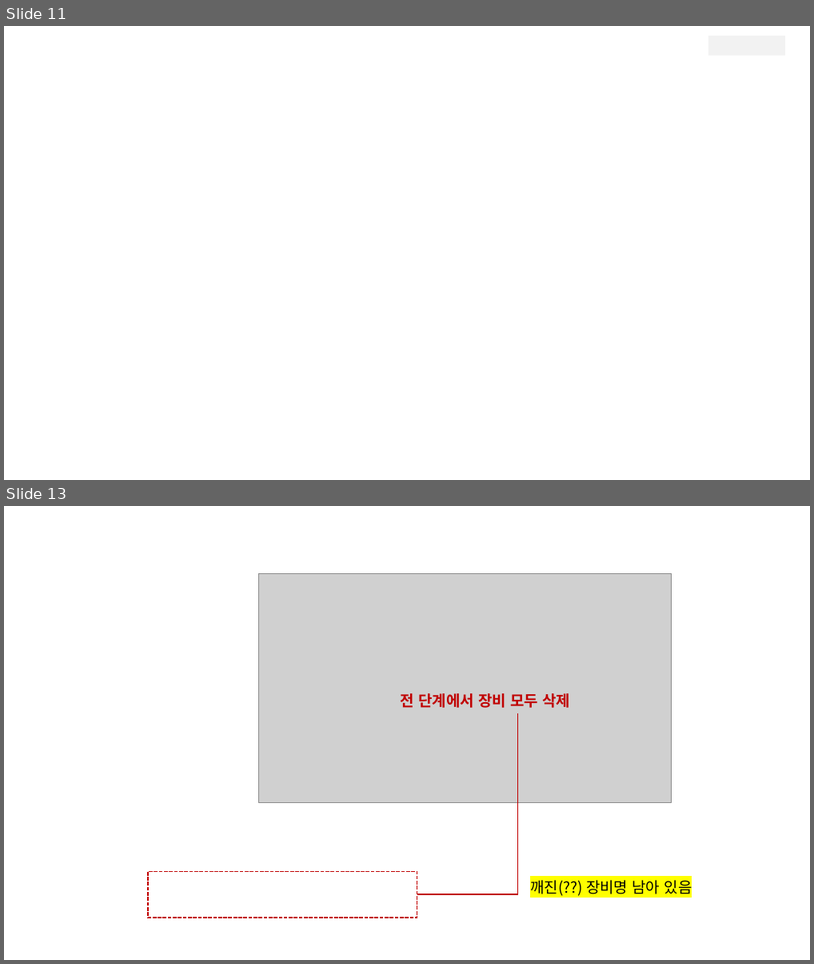
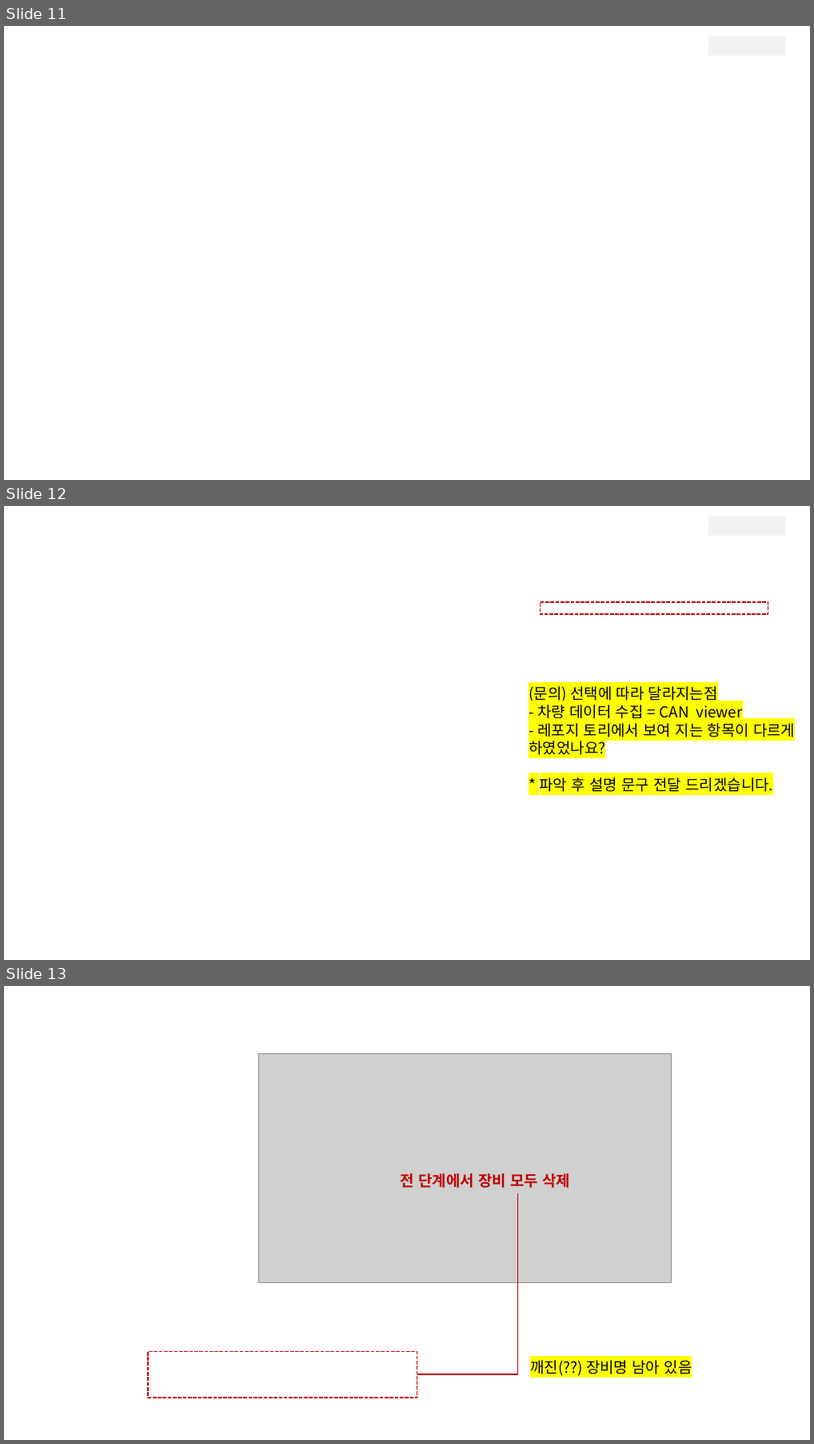
Before and after one commit to bigdata-car/kadap-manual, a slide deck: assets/06-dataspace/image.pptx. Shown one above the other, each under a label of ours: slides 11 and 13 before the commit, slides 11, 12 and 13 after it; the slides between them are not shown. The pictures are 814x964 and 814x1444 pixels, drawn with LibreOffice and Linux fonts; fonts in the diff are those of the drawing; grey boxes stand for pictures; background and template pictures are left out. Boxes give left, top, right and bottom in pixels: in the first picture for what was removed or moved away, otherwise in the second. Text is boxed around its words. In the diff, an @@ line names an element or a change of style, - is before the commit and + after.

```diff
--- a/assets/06-dataspace/image.pptx
+++ b/assets/06-dataspace/image.pptx
@@ slide 12 added at bbox=[4, 506, 810, 960], background picture (left out) @@
@@ rectangle added at bbox=[709, 516, 786, 536], fill #F2F2F2 @@
@@ rectangle added at bbox=[541, 602, 769, 614], outline #C00000 1.5 pt dashed @@
@@ text added at bbox=[529, 686, 795, 792], 18 pt, text #000000 @@
+(문의) 선택에 따라 달라지는점
+- 차량 데이터 수집 = CAN viewer
+- 레포지 토리에서 보여 지는 항목이 다르게 하였었나요?
+* 파악 후 설명 문구 전달 드리겠습니다.
```
Also in this commit, not shown: 1 slide removed.
